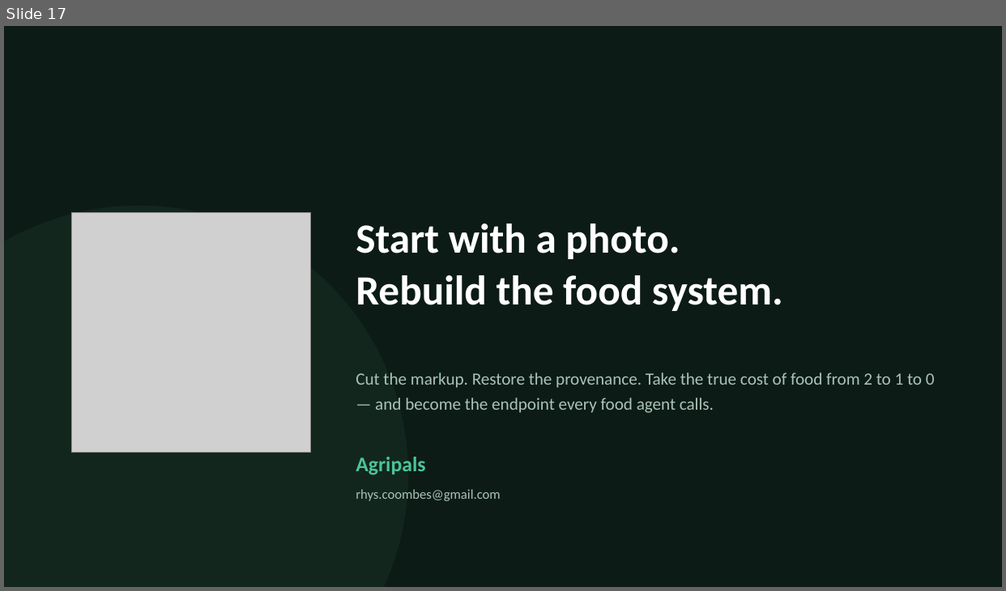
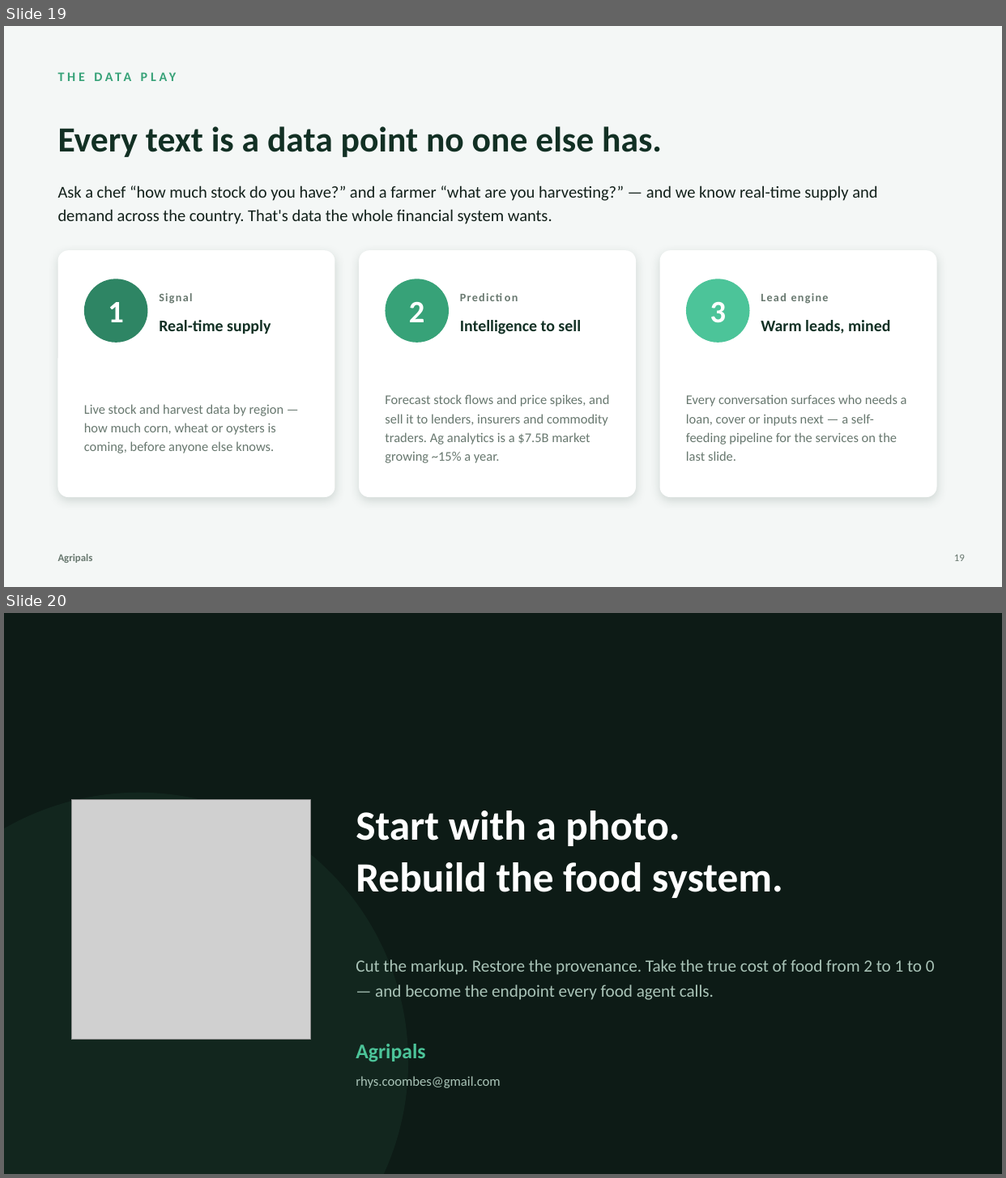
Before and after one commit to rhy-collab/Agripals, a slide deck: Agripals-Investor-Deck.pptx. Shown one above the other, each under a label of ours: slide 17 before the commit, slides 19 and 20 after it. The pictures are 1006x591 and 1006x1178 pixels, drawn with LibreOffice and Linux fonts; fonts in the diff are those of the drawing; grey boxes stand for pictures. Boxes give left, top, right and bottom in pixels: in the first picture for what was removed or moved away, otherwise in the second. Text is boxed around its words. In the diff, an @@ line names an element or a change of style, - is before the commit and + after.

```diff
--- a/Agripals-Investor-Deck.pptx
+++ b/Agripals-Investor-Deck.pptx
@@ slide 19 added at (x1=4, y1=26, x2=1002, y2=587), background #F4F7F6 @@
@@ text added at (x1=58, y1=63, x2=731, y2=90), 12.5 pt, text #37A278, bold @@
+THE DATA PLAY
@@ text added at (x1=58, y1=126, x2=662, y2=157), 34 pt, text #123024, bold @@
+Every text is a data point no one else has.
@@ text added at (x1=58, y1=186, x2=877, y2=224), 16 pt, text #12201A @@
+Ask a chef “how much stock do you have?” and a farmer “what are you harvesting?” — and we know real-time supply and demand across the country. That's data the whole financial system wants.
@@ rounded rectangle added at (x1=58, y1=250, x2=335, y2=497), fill #FFFFFF @@
@@ rounded rectangle added at (x1=359, y1=250, x2=636, y2=497), fill #FFFFFF @@
@@ rounded rectangle added at (x1=660, y1=250, x2=937, y2=497), fill #FFFFFF @@
@@ ellipse added at (x1=84, y1=279, x2=147, y2=343), fill #2E8564 @@
@@ ellipse added at (x1=385, y1=279, x2=449, y2=343), fill #37A278 @@
@@ text added at (x1=460, y1=284, x2=617, y2=310), 11 pt, text #68786F, bold @@
+Prediction
@@ ellipse added at (x1=686, y1=279, x2=750, y2=343), fill #4CC499 @@
@@ text added at (x1=108, y1=302, x2=123, y2=322), 30 pt, text #FFFFFF, bold @@
+1
@@ text added at (x1=159, y1=293, x2=192, y2=304), 11 pt, text #68786F, bold @@
+Signal
@@ text added at (x1=409, y1=302, x2=424, y2=322), 30 pt, text #FFFFFF, bold @@
+2
@@ text added at (x1=710, y1=302, x2=726, y2=323), 30 pt, text #FFFFFF, bold @@
+3
@@ text added at (x1=761, y1=293, x2=829, y2=304), 11 pt, text #68786F, bold @@
+Lead engine
@@ text added at (x1=159, y1=320, x2=270, y2=334), 15.5 pt, text #123024, bold @@
+Real-time supply
@@ text added at (x1=460, y1=320, x2=581, y2=335), 15.5 pt, text #123024, bold @@
+Intelligence to sell
@@ text added at (x1=761, y1=320, x2=890, y2=334), 15.5 pt, text #123024, bold @@
+Warm leads, mined
@@ text added at (x1=84, y1=404, x2=284, y2=454), 12.8 pt, text #68786F @@
+Live stock and harvest data by region — how much corn, wheat or oysters is coming, before anyone else knows.
@@ text added at (x1=385, y1=395, x2=609, y2=463), 12.8 pt, text #68786F @@
+Forecast stock flows and price spikes, and sell it to lenders, insurers and commodity traders. Ag analytics is a $7.5B market growing ~15% a year.
@@ text added at (x1=686, y1=395, x2=907, y2=461), 12.8 pt, text #68786F @@
+Every conversation surfaces who needs a loan, cover or inputs next — a self-feeding pipeline for the services on the last slide.
@@ text added at (x1=58, y1=554, x2=93, y2=563), 10 pt, text #68786F, bold @@
+Agripals
@@ text added at (x1=954, y1=555, x2=965, y2=561), 10 pt, text #68786F @@
+19
@@ what was slide 17 is now slide 20 @@
```
Also in this commit, not shown: 10 slides changed, 2 other slides added, 3 other files.
